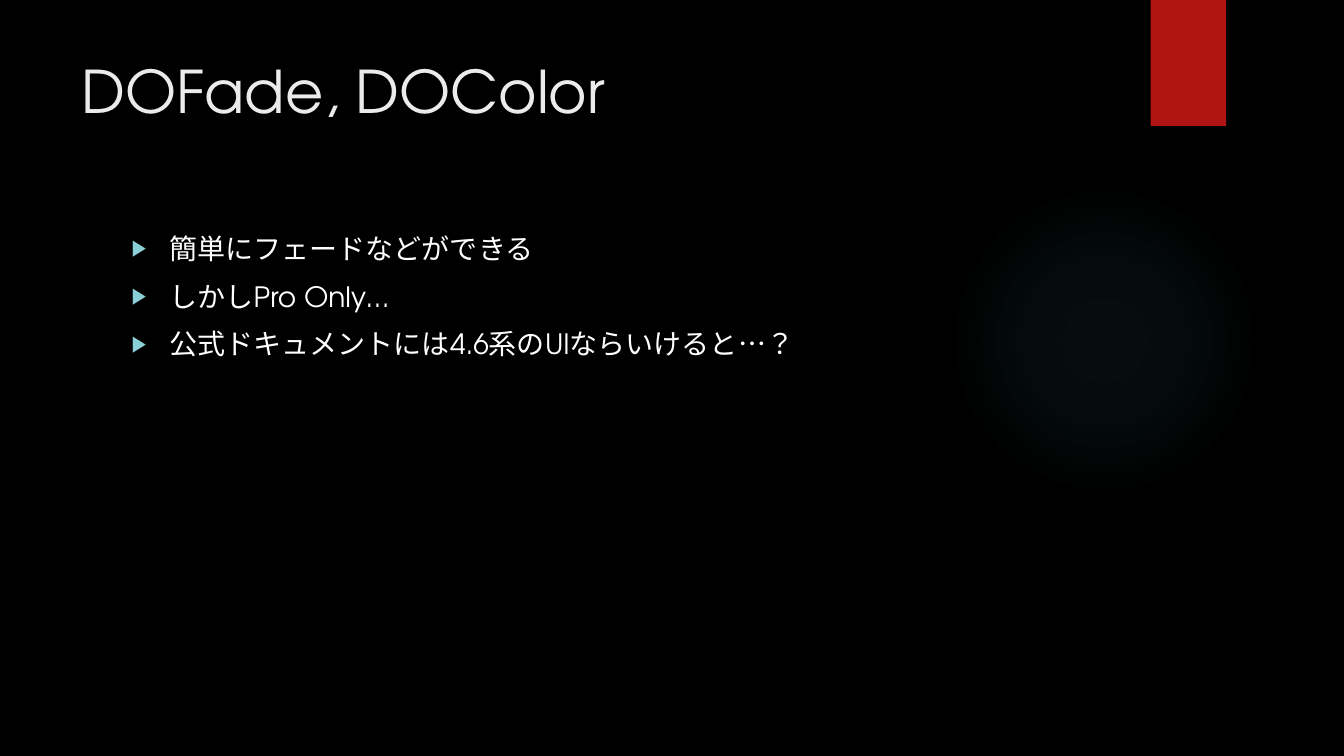
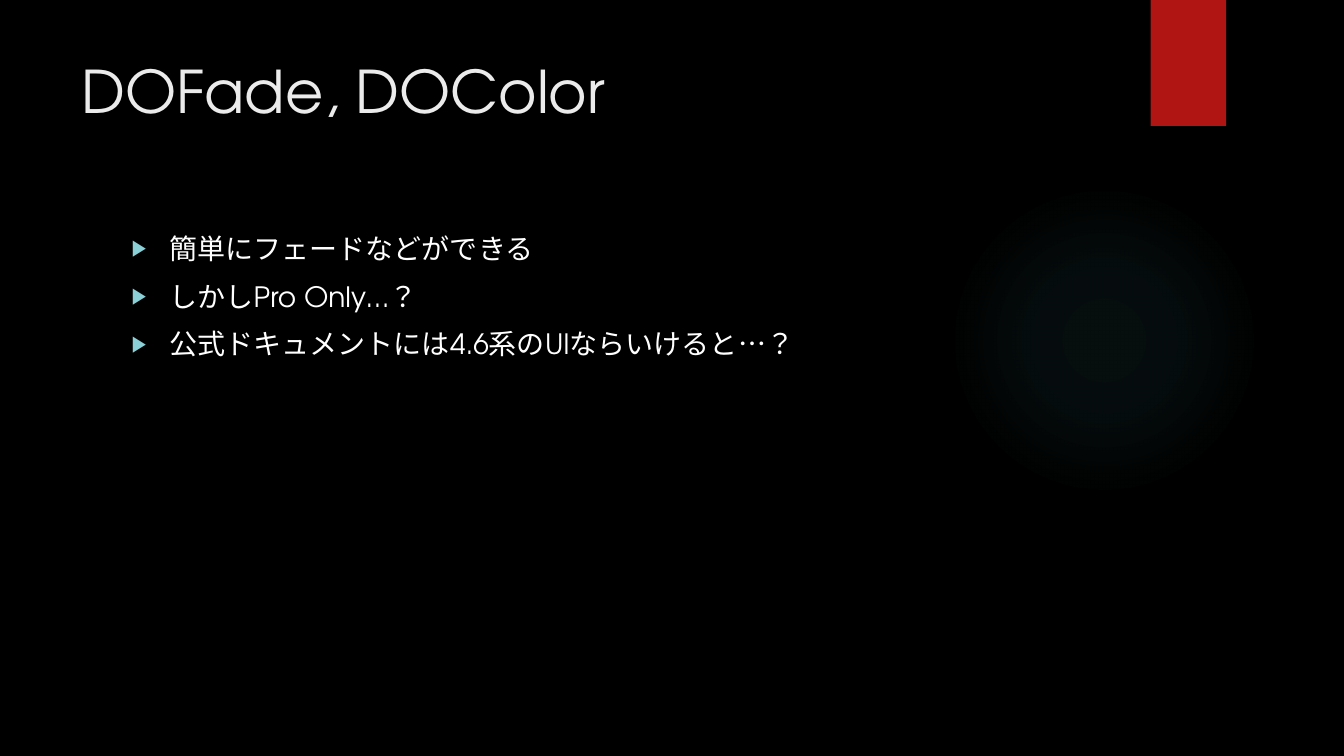
Before and after one commit to hopesnow/Study, a slide deck: slide 16 of RHStudy/Documents/プレゼンテーション1.pptx. Drawn at 1344x756 pixels with LibreOffice and Linux fonts; fonts in the diff are those of the drawing; background and template pictures are left out. Boxes give left, top, right and bottom in pixels: in the first picture for what was removed or moved away, otherwise in the second. Text is boxed around its words. In the diff, an @@ line names an element or a change of style, - is before the commit and + after.

```diff
--- a/RHStudy/Documents/プレゼンテーション1.pptx
+++ b/RHStudy/Documents/プレゼンテーション1.pptx
@@ text at [170,285,417,313]: text changed @@
-▶ しかしPro Only…
+▶ しかしPro Only…？
```
Also in this commit, not shown: 8 other slides changed, 2 slides added, 1 slide removed, 2 other files.
